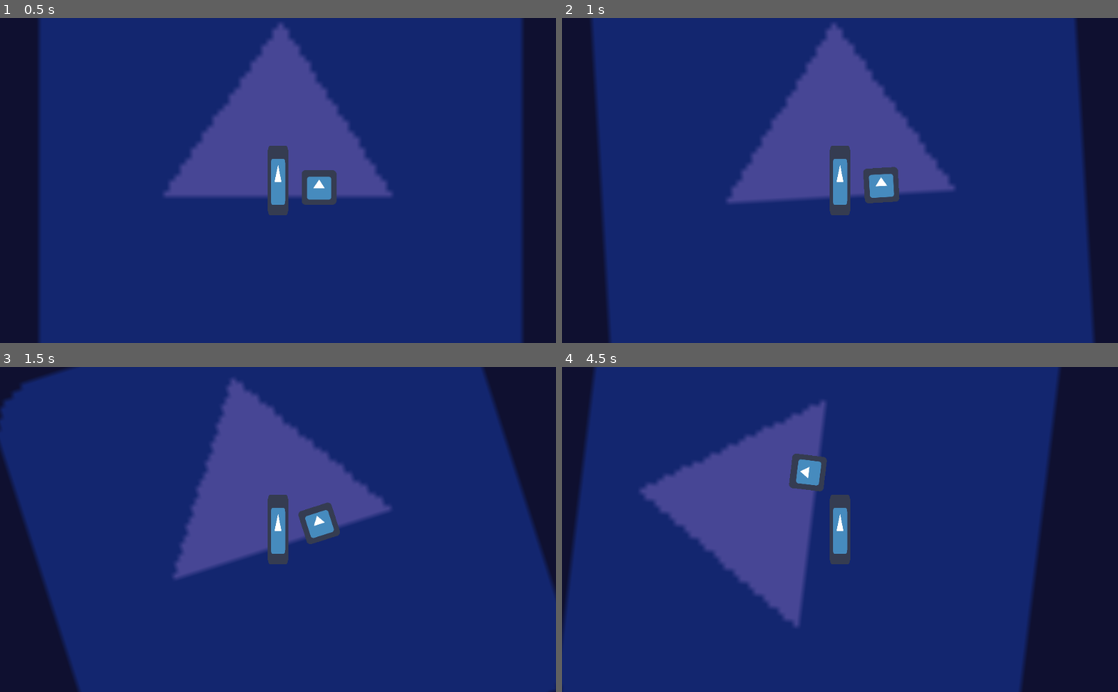
Above: before the commit, frames 1-4 (two rows, left to right).
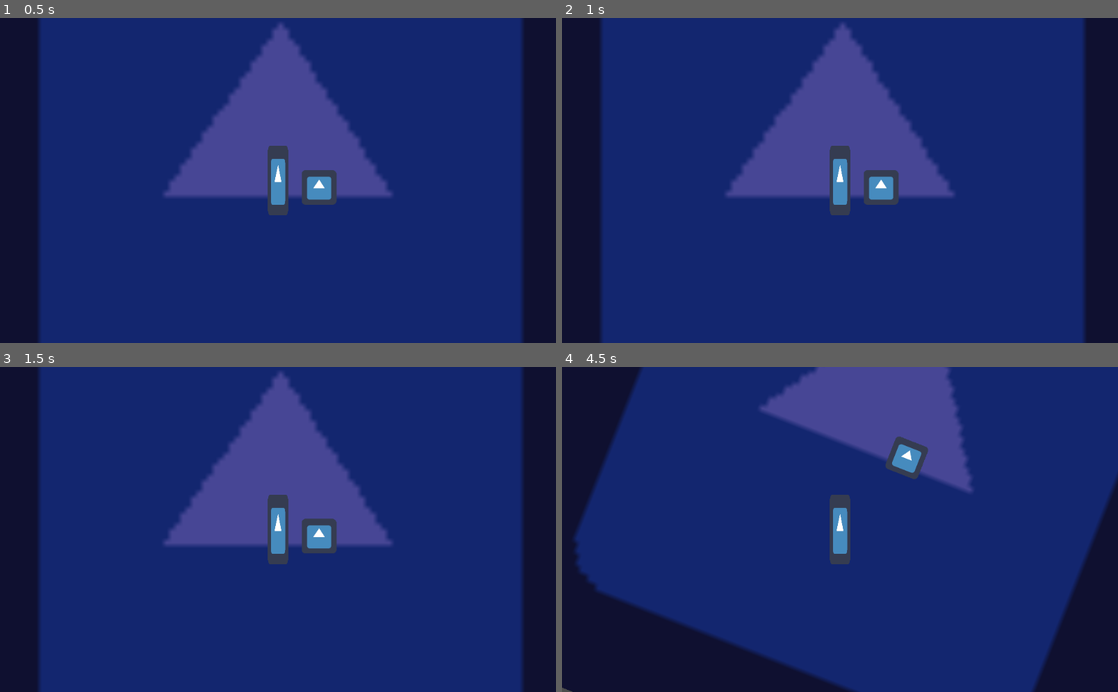
Above: after the commit, the same moments.

Repository: airwindows/ClusterFluff
Game: Godot game, scene res://root.tscn
Same seed, same stepped clock (60 frames per second), same inputs: the game is played once before the commit and once after it. The engine's default icon, where the game draws it, is replaced by a stand-in: a white triangle on a blue panel in a dark square.
Inputs:
- Up to frame 1 (0.5 s): no input
- Up to frame 2 (1 s): tap Enter at 0.5 s; hold Right (ui_right) from 0.53 s (still down)
- Up to frame 3 (1.5 s): release Right (ui_right) at 1.28 s; hold Down (ui_down) from 1.28 s (still down)
- Up to frame 4 (4.5 s): release Down (ui_down) at 2.03 s; hold Right (ui_right) 2.03-2.78 s; hold Up (ui_up) 2.78-3.53 s; hold Left (ui_left) from 3.53 s (still down)

Frame 1 is identical in both runs. In frame 2, 3.0% of the frame differs, in the area x 5-96%, y 0-100%; in frame 3, 14%; in frame 4, 40%, in the area x 0-100%, y 0-100%.

Commit message:
Further details!

Diff:
--- a/Tanker.gd
+++ b/Tanker.gd
@@ -21,16 +21,15 @@
 		momentum_turn += 10
 	if (Input.is_action_pressed("ui_right")):
 		momentum_turn -= 10
-	momentum_forward *= 0.9
-	momentum_turn *= 0.9
+	momentum_forward *= 0.95
+	momentum_turn *= 0.7
 
 	var directed_velocity = linear_velocity.rotated(-rotation)
-
+	var turn_factor = directed_velocity.y * -0.02
 	directed_velocity.y = 0
 	directed_velocity.x *= -delta
 
 	self.apply_impulse(Vector2 (0,0), directed_velocity.rotated(rotation))
-
 	self.apply_impulse(Vector2 (0,0), Vector2(0.0, momentum_forward*delta).rotated(rotation))
-	self.apply_impulse(Vector2 (0,10), Vector2 (momentum_turn*delta,0.0))
-	self.apply_impulse(Vector2 (0,-10), Vector2 (-momentum_turn*delta,0.0))
+	self.apply_impulse(Vector2 (0,10), Vector2 (momentum_turn*delta*turn_factor,0.0))
+	self.apply_impulse(Vector2 (0,-10), Vector2 (-momentum_turn*delta*turn_factor*0.5,0.0))
--- a/root.tscn
+++ b/root.tscn
@@ -4,7 +4,7 @@
 [ext_resource path="res://Rock.tscn" type="PackedScene" id=2]
 [ext_resource path="res://icon.png" type="Texture" id=3]
 
-[node name="root" type="Node2D"]
+[node name="root" type="Node2D" index="0"]
 
 position = Vector2( 2, 2 )
 _sections_unfolded = [ "Transform" ]
